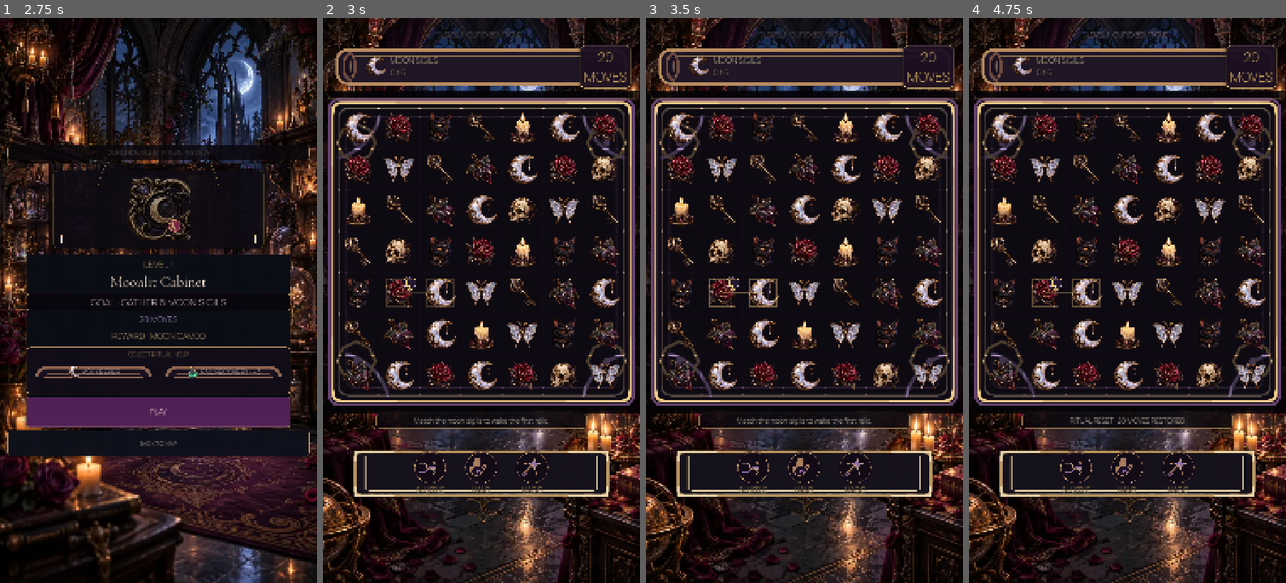
Above: before the commit, frames 1-4 (left to right).
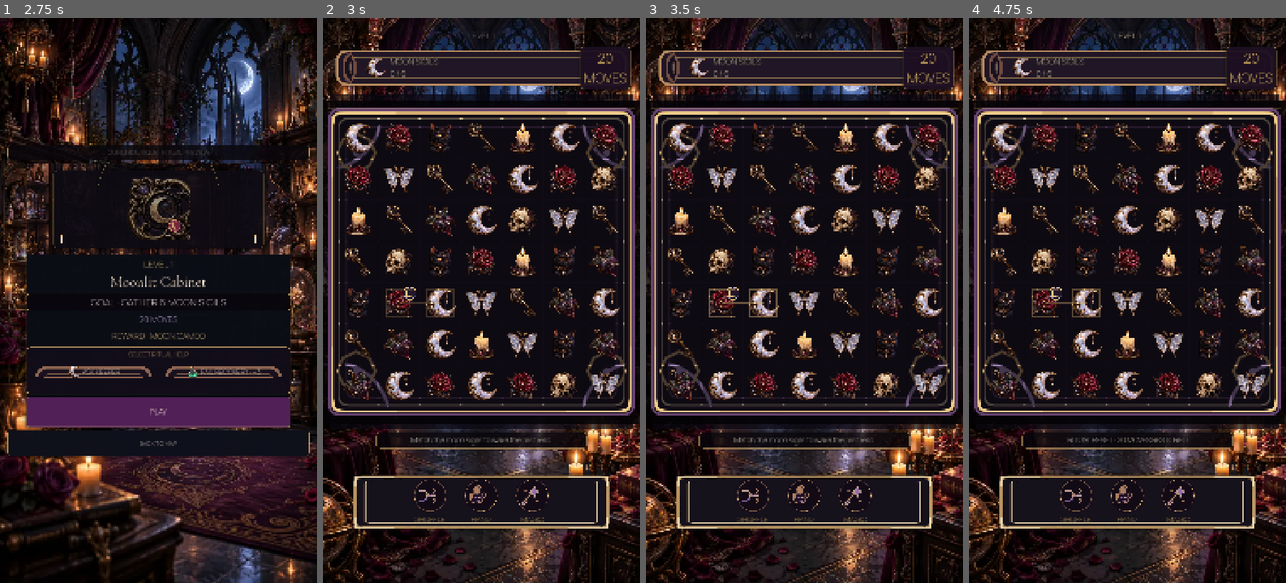
Above: after the commit, the same moments.

Repository: Jay-prodesign/akilta-match3
Game: Godot game, scene res://src/app/app_bootstrap.tscn
Two runs of this game, one before a commit and one after it. Both use one fixed random seed, a clock stepped at 60 frames per second and the inputs below.
Inputs:
- Up to frame 1 (2.75 s): click "ENTER THE HOUSE" at 0.5 s; click "PLAY LEVEL 1" at 1.25 s; click "1" at 2 s
- Up to frame 2 (3 s): click "PLAY" at 2.75 s
- Up to frame 3 (3.5 s): no input
- Up to frame 4 (4.75 s): click "Ⅱ" at 3.5 s; click "RESTART LEVEL" at 4.25 s

Frame 1 is identical in both runs. In frame 2, 33% of the frame differs, in the area x 0-100%, y 2-91%; in frame 3, 33%; in frame 4, 33%.

Commit message:
Polish gameplay vertical balance and booster readability

Diff:
--- a/src/ui/gameplay/gameplay_screen.gd
+++ b/src/ui/gameplay/gameplay_screen.gd
@@ -274,9 +274,8 @@
 	_last_objective_delta = 0
 	_reset_terminal_transition()
 	_style_impact_hint("normal")
-	var chapter_identity := String(parsed.get("eyebrow", "CURIO BOUTIQUE")).split("·")[0].strip_edges()
 	var level_identity := _level_badge_label.text if _level_badge_label != null else "LEVEL"
-	eyebrow_label.text = "%s · %s" % [level_identity, chapter_identity]
+	eyebrow_label.text = level_identity
 	title_label.text = String(parsed.get("title", "Hidden Display"))
 	hint_label.text = String(parsed.get("hint", "Swipe a sigil."))
 	var art_profile := String(parsed.get("visual_profile", "curio_boutique_opening"))
@@ -318,19 +317,19 @@
 	match profile:
 		"sealed_display":
 			world_backdrop.modulate = Color.WHITE
-			eyebrow_label.add_theme_color_override("font_color", Color("#9fb7d0"))
+			eyebrow_label.add_theme_color_override("font_color", Color("#ead5aa"))
 			title_label.add_theme_color_override("font_color", Color("#f1e6d2"))
 			objective_label.add_theme_color_override("font_color", Color("#a8c6d2"))
 			moves_label.add_theme_color_override("font_color", Color("#d8c8a1"))
 		"thornlight_arrangement":
 			world_backdrop.modulate = Color.WHITE
-			eyebrow_label.add_theme_color_override("font_color", Color("#d9a0b8"))
+			eyebrow_label.add_theme_color_override("font_color", Color("#ead5aa"))
 			title_label.add_theme_color_override("font_color", Color("#f5e6e2"))
 			objective_label.add_theme_color_override("font_color", Color("#c7a0df"))
 			moves_label.add_theme_color_override("font_color", Color("#e6bd83"))
 		_:
 			world_backdrop.modulate = Color.WHITE
-			eyebrow_label.add_theme_color_override("font_color", Color("#b7a5b8"))
+			eyebrow_label.add_theme_color_override("font_color", Color("#ead5aa"))
 			title_label.add_theme_color_override("font_color", Color("#f1e8dc"))
 			objective_label.add_theme_color_override("font_color", Color("#f0dec2"))
 			moves_label.add_theme_color_override("font_color", Color("#d9b56a"))
@@ -565,20 +564,20 @@
 	if hint_label == null:
 		return
 	var color := Color("#F4E5D3")
-	var size_px := 24
+	var size_px := 25
 	match mode:
 		"blocker":
 			color = Color("#F0CE8A")
-			size_px = 25
+			size_px = 26
 		"special":
 			color = Color("#E8C987")
-			size_px = 25
+			size_px = 26
 		"combo":
 			color = Color("#E7C8FF")
-			size_px = 26
+			size_px = 27
 		"cascade":
 			color = Color("#DDB7F5")
-			size_px = 25
+			size_px = 26
 		"invalid":
 			color = Color("#D8C5D2")
 		_:
@@ -1052,7 +1051,7 @@
 	)
 	var hierarchy_locked: bool = (
 		not title_label.visible
-		and eyebrow_label.get_theme_font_size("font_size") >= 22
+		and eyebrow_label.get_theme_font_size("font_size") >= 26
 		and objective_icon.custom_minimum_size.x >= 72.0
 		and objective_label.get_theme_font_size("font_size") >= 26
 		and moves_label.get_theme_font_size("font_size") >= 40
@@ -1065,8 +1064,8 @@
 		and moves_label.get_theme_stylebox("normal") != null
 	)
 	var hint_readable: bool = (
-		hint_label.custom_minimum_size.y >= 50.0
-		and hint_label.get_theme_font_size("font_size") >= 21
+		hint_label.custom_minimum_size.y >= 54.0
+		and hint_label.get_theme_font_size("font_size") >= 24
 	)
 	var booster_family_locked: bool = (
 		$BoosterTray/BoosterActions/SealedSlotA.visible
@@ -1074,15 +1073,15 @@
 		and $BoosterTray/BoosterActions/SealedSlotC.visible
 		and canonical_booster_names
 		and [_sealed_boost_a, _sealed_boost_b, _sealed_boost_c].all(
-			func(button): return button.disabled and button.custom_minimum_size.y >= 104.0 and button.icon != null
+			func(button): return button.disabled and button.custom_minimum_size.y >= 108.0 and button.icon != null
 		)
 	)
 	var composition_locked: bool = (
 		_booster_tray != null
-		and is_equal_approx(_booster_tray.anchor_top, 0.755)
-		and (_booster_tray.offset_bottom - _booster_tray.offset_top) >= 190.0
+		and is_equal_approx(_booster_tray.anchor_top, 0.8)
+		and (_booster_tray.offset_bottom - _booster_tray.offset_top) >= 216.0
 		and hint_label != null
-		and _booster_tray.global_position.y >= hint_label.global_position.y + hint_label.size.y + 24.0
+		and _booster_tray.global_position.y >= hint_label.global_position.y + hint_label.size.y + 32.0
 	)
 	var board_locked: bool = (
 		bool(board_contract.get("asset_loaded", false))
@@ -1106,13 +1105,14 @@
 	var compact_header_locked: bool = (
 		not title_label.visible
 		and eyebrow_label.text.begins_with("LEVEL ")
+		and not eyebrow_label.text.contains("·")
 		and pause_button.global_position.x < objective_icon.global_position.x
 		and moves_label.global_position.x > objective_label.global_position.x
 	)
 	var compact_geometry_locked: bool = (
 		is_equal_approx(_booster_tray.anchor_left, 0.08)
 		and is_equal_approx(_booster_tray.anchor_right, 0.92)
-		and ($Layout/BoardView as Control).custom_minimum_size.y >= 1060.0
+		and ($Layout/BoardView as Control).custom_minimum_size.y >= 1120.0
 		and hint_label.custom_minimum_size.x >= 680.0
 		and hint_label.custom_minimum_size.x <= 740.0
 	)
@@ -1136,7 +1136,7 @@
 		"asset_backed_resource_chips": [$ResourceBar/Resources/CoinChip, $ResourceBar/Resources/GemChip, $ResourceBar/Resources/LevelBadgePlate].all(func(panel): return panel is PanelContainer and (panel as PanelContainer).get_theme_stylebox("panel") is StyleBoxTexture),
 		"level_badge_separated": ($ResourceBar/Resources/ResourceSpacer as Control).size_flags_horizontal == Control.SIZE_EXPAND_FILL,
 		"hint_booster_clearance": composition_locked,
-		"booster_label_readability": shuffle_label.custom_minimum_size.y >= 34.0 and hand_label.custom_minimum_size.y >= 34.0 and magic_label.custom_minimum_size.y >= 34.0 and shuffle_label.get_theme_font_size("font_size") >= 24,
+		"booster_label_readability": shuffle_label.custom_minimum_size.y >= 40.0 and hand_label.custom_minimum_size.y >= 40.0 and magic_label.custom_minimum_size.y >= 40.0 and shuffle_label.get_theme_font_size("font_size") >= 26,
 		"north_star_booster_family": canonical_booster_names,
 		"booster_frame_family": String(_booster_tray.get_meta("production_chrome_kind", "")) == "gameplay_booster_tray",
 		"utility_separated_from_boosters": utilities_separated,
@@ -1145,7 +1145,7 @@
 		"quiet_gameplay_shell_family": String($Layout/HUDPlate.get_meta("production_chrome_asset", "")) == ProductionChrome.QUIET_PANEL_PATH and $ResourceBar.get_theme_stylebox("panel") is StyleBoxEmpty,
 		"integrated_hud_surface": integrated_hud_surface,
 		"final_hint_readability": hint_readable and hint_label.size_flags_horizontal == Control.SIZE_SHRINK_CENTER and hint_label.custom_minimum_size.x >= 680.0 and hint_label.custom_minimum_size.x <= 740.0,
-		"final_booster_readability": booster_family_locked and shuffle_label.get_theme_font_size("font_size") >= 24,
+		"final_booster_readability": booster_family_locked and shuffle_label.get_theme_font_size("font_size") >= 26,
 		"visual_parity_gate_v2": hierarchy_locked and booster_family_locked and composition_locked and board_locked and utilities_separated and String(_booster_tray.get_meta("production_chrome_kind", "")) == "gameplay_booster_tray",
 		"visual_parity_gate_v3": hierarchy_locked and integrated_hud_surface and hint_readable and booster_family_locked and composition_locked and board_locked and utilities_separated,
 		"visual_parity_gate_v4": hierarchy_locked and integrated_hud_surface and hint_readable and booster_family_locked and  …(320 unchanged characters)…
--- a/src/ui/gameplay/gameplay_screen.tscn
+++ b/src/ui/gameplay/gameplay_screen.tscn
@@ -384,13 +384,13 @@
 theme_override_constants/separation = 8
 
 [node name="Eyebrow" type="Label" parent="Layout"]
-custom_minimum_size = Vector2(0, 36)
-layout_mode = 2
-theme_override_colors/font_color = Color(0.84, 0.73, 0.66, 1)
+custom_minimum_size = Vector2(0, 40)
+layout_mode = 2
+theme_override_colors/font_color = Color(0.918, 0.835, 0.667, 1)
 theme_override_colors/font_outline_color = Color(0.035, 0.025, 0.045, 0.92)
 theme_override_constants/outline_size = 4
-theme_override_font_sizes/font_size = 24
-text = "LEVEL 1 · CURIO BOUTIQUE"
+theme_override_font_sizes/font_size = 28
+text = "LEVEL 1"
 horizontal_alignment = 1
 
 [node name="Title" type="Label" parent="Layout"]
@@ -460,7 +460,7 @@
 tooltip_text = "Pause"
 
 [node name="BoardView" type="Control" parent="Layout"]
-custom_minimum_size = Vector2(0, 1080)
+custom_minimum_size = Vector2(0, 1140)
 layout_mode = 2
 size_flags_vertical = 0
 mouse_filter = 0
@@ -483,13 +483,13 @@
 theme_override_styles/panel = SubResource("BoardFrameStyle")
 
 [node name="Hint" type="Label" parent="Layout"]
-custom_minimum_size = Vector2(720, 52)
+custom_minimum_size = Vector2(720, 56)
 layout_mode = 2
 size_flags_horizontal = 4
 theme_override_colors/font_color = Color(0.965, 0.89, 0.72, 1)
 theme_override_colors/font_outline_color = Color(0.02, 0.015, 0.025, 0.98)
 theme_override_constants/outline_size = 4
-theme_override_font_sizes/font_size = 21
+theme_override_font_sizes/font_size = 24
 theme_override_styles/normal = SubResource("HintBand")
 text = "Slide the moon sigil right. Wake the cabinet in one luminous move."
 horizontal_alignment = 1
@@ -530,11 +530,11 @@
 [node name="BoosterTray" type="PanelContainer" parent="."]
 layout_mode = 1
 anchor_left = 0.08
-anchor_top = 0.755
+anchor_top = 0.8
 anchor_right = 0.92
-anchor_bottom = 0.755
+anchor_bottom = 0.8
 offset_top = 0.0
-offset_bottom = 196.0
+offset_bottom = 220.0
 grow_horizontal = 2
 z_index = 18
 theme_override_styles/panel = SubResource("BoosterTrayStyle")
@@ -578,14 +578,14 @@
 vertical_alignment = 1
 
 [node name="SealedSlotA" type="VBoxContainer" parent="BoosterTray/BoosterActions"]
-custom_minimum_size = Vector2(150, 156)
+custom_minimum_size = Vector2(150, 168)
 layout_mode = 2
 size_flags_vertical = 4
 theme_override_constants/separation = 4
 alignment = 1
 
 [node name="SealedBoostA" type="Button" parent="BoosterTray/BoosterActions/SealedSlotA"]
-custom_minimum_size = Vector2(108, 108)
+custom_minimum_size = Vector2(110, 110)
 layout_mode = 2
 size_flags_horizontal = 4
 disabled = true
@@ -596,29 +596,29 @@
 theme_override_styles/disabled = SubResource("BoosterSealedStyle")
 text = "SHUFFLE"
 expand_icon = true
-theme_override_constants/icon_max_width = 84
+theme_override_constants/icon_max_width = 86
 tooltip_text = "Shuffle booster · sealed until its gameplay entitlement is implemented"
 
 [node name="Label" type="Label" parent="BoosterTray/BoosterActions/SealedSlotA"]
-custom_minimum_size = Vector2(0, 36)
+custom_minimum_size = Vector2(0, 42)
 layout_mode = 2
 theme_override_colors/font_color = Color(0.94, 0.80, 0.52, 1)
 theme_override_colors/font_outline_color = Color(0.02, 0.014, 0.028, 0.96)
 theme_override_constants/outline_size = 4
-theme_override_font_sizes/font_size = 24
+theme_override_font_sizes/font_size = 26
 text = "SHUFFLE"
 horizontal_alignment = 1
 vertical_alignment = 1
 
 [node name="SealedSlotB" type="VBoxContainer" parent="BoosterTray/BoosterActions"]
-custom_minimum_size = Vector2(150, 156)
+custom_minimum_size = Vector2(150, 168)
 layout_mode = 2
 size_flags_vertical = 4
 theme_override_constants/separation = 4
 alignment = 1
 
 [node name="SealedBoostB" type="Button" parent="BoosterTray/BoosterActions/SealedSlotB"]
-custom_minimum_size = Vector2(108, 108)
+custom_minimum_size = Vector2(110, 110)
 layout_mode = 2
 size_flags_horizontal = 4
 disabled = true
@@ -629,29 +629,29 @@
 theme_override_styles/disabled = SubResource("BoosterSealedStyle")
 text = "HAND"
 expand_icon = true
-theme_override_constants/icon_max_width = 84
+theme_override_constants/icon_max_width = 86
 tooltip_text = "Hand booster · sealed until its gameplay entitlement is implemented"
 
 [node name="Label" type="Label" parent="BoosterTray/BoosterActions/SealedSlotB"]
-custom_minimum_size = Vector2(0, 36)
+custom_minimum_size = Vector2(0, 42)
 layout_mode = 2
 theme_override_colors/font_color = Color(0.94, 0.80, 0.52, 1)
 theme_override_colors/font_outline_color = Color(0.02, 0.014, 0.028, 0.96)
 theme_override_constants/outline_size = 4
-theme_override_font_sizes/font_size = 24
+theme_override_font_sizes/font_size = 26
 text = "HAND"
 horizontal_alignment = 1
 vertical_alignment = 1
 
 [node name="SealedSlotC" type="VBoxContainer" parent="BoosterTray/BoosterActions"]
-custom_minimum_size = Vector2(150, 156)
+custom_minimum_size = Vector2(150, 168)
 layout_mode = 2
 size_flags_vertical = 4
 theme_override_constants/separation = 4
 alignment = 1
 
 [node name="SealedBoostC" type="Button" parent="BoosterTray/BoosterActions/SealedSlotC"]
-custom_minimum_size = Vector2(108, 108)
+custom_minimum_size = Vector2(110, 110)
 layout_mode = 2
 size_flags_horizontal = 4
 disabled = true
@@ -662,16 +662,16 @@
 theme_override_styles/disabled = SubResource("BoosterSealedStyle")
 text = "MAGIC"
 expand_icon = true
-theme_override_constants/icon_max_width = 84
+theme_override_constants/icon_max_width = 86
 tooltip_text = "Magic booster · sealed until its gameplay entitlement is implemented"
 
 [node name="Label" type="Label" parent="BoosterTray/BoosterActions/SealedSlotC"]
-custom_minimum_size = Vector2(0, 36)
+custom_minimum_size = Vector2(0, 42)
 layout_mode = 2
 theme_override_colors/font_color = Color(0.94, 0.80, 0.52, 1)
 theme_override_colors/font_outline_color = Color(0.02, 0.014, 0.028, 0.96)
 theme_override_constants/outline_size = 4
-theme_override_font_sizes/font_size = 24
+theme_override_font_sizes/font_size = 26
 text = "MAGIC"
 horizontal_alignment = 1
 vertical_alignment = 1
--- a/tests/unit/test_gameplay_authored_presentation_shell.gd
+++ b/tests/unit/test_gameplay_authored_presentation_shell.gd
@@ -29,7 +29,7 @@
 	_expect(int(contract.get("visible_booster_count", 0)) == 3, "Exactly three gameplay boosters must be visible")
 	_expect(float(contract.get("resource_bar_height", 0.0)) == 80.0, "Resource strip height drifted")
 	_expect(float(contract.get("hud_plate_height", 0.0)) >= 120.0, "Target/moves hierarchy collapsed")
-	_expect(float(contract.get("booster_tray_height", 0.0)) >= 190.0, "Booster tray is too shallow")
+	_expect(float(contract.get("booster_tray_height", 0.0)) >= 216.0, "Booster tray is too shallow")
 
 	var eyebrow := screen.get_node_or_null("Layout/Eyebrow") as Label
 	var title := screen.get_node_or_null("Layout/Title") as Label
@@ -50,25 +50,25 @@
 	var magic_label := screen.get_node_or_null("BoosterTray/BoosterActions/SealedSlotC/Label") as Label
 
 	_expect(title != null and not title.visible, "Room title must not compete with the compact Level identity")
-	_expect(eyebrow != null and eyebrow.text.begins_with("LEVEL ") and eyebrow.get_theme_font_size("font_size") >= 22, "Compact Level identity must anchor the gameplay header")
+	_expect(eyebrow != null and eyebrow.text.begins_with("LEVEL ") and not eyebrow.text.contains("·") and eyebrow.get_theme_font_size("font_size") >= 26, "Compact Level identity must anchor the gameplay header")
 	_expect(objective != null and objective.text.contains("SIGILS"), "Objective must remain explicit")
 	_expect(objective_icon != null and objective_icon.texture != null and objective_icon.custom_minimum_size.x >= 72.0, "Objective art must remain visually legible")
 	_expect(moves != null and moves.custom_minimum_size.x >= 140.0 and moves.get_theme_font_size("font_size") >= 40, "Moves must remain a dominant counter")
 	_expect(objective != null and objective.size.x >= screen.get_viewport().get_visible_rect().size.x * 0.36, "Objective copy width collapsed")
 	_expect(objective != null and objective_icon != null and objective.global_position.x >= objective_icon.global_position.x + objective_icon.size.x + 6.0, "Objective icon and copy must retain readable clearance")
 	_expect(pause != null and objective_icon != null and pause.global_position.x < objective_icon.global_position.x, "Pause must sit at the quiet left edge of the gameplay HUD")
-	_expect(board != null and board.custom_minimum_size.y >= 1060.0, "Board must remain the dominant gameplay object")
-	_expect(hint_band != null and tray != null and tray.global_position.y >= hint_band.global_position.y + hint_band.size.y + 24.0, "Hint and booster tray collide")
+	_expect(board != null and board.custom_minimum_size.y >= 1120.0, "Board must remain the dominant gameplay object")
+	_expect(hint_band != null and tray != null and tray.global_position.y >= hint_band.global_position.y + hint_band.size.y + 32.0, "Hint and booster tray collide")
 	_expect(tray != null and is_equal_approx(tray.anchor_left, 0.08) and is_equal_approx(tray.anchor_right, 0.92), "Booster tray width drifted from the final gameplay family")
 	_expect(keeper_slot != null and not keeper_slot.visible and settings_slot != null and not settings_slot.visible, "Utilities leaked into booster family")
-	_expect(shuffle != null and shuffle.disabled and shuffle.icon != null and shuffle.custom_minimum_size.y >= 104.0, "Shuffle booster truth/scale failed")
-	_expect(hand != null and hand.disabled and hand.icon != null and hand.custom_minimum_size.y >= 104.0, "Hand booster truth/scale failed")
-	_expect(magic != null and magic.disabled and magic.icon != null and magic.custom_minimum_size.y >= 104.0, "Magic booster truth/scale failed")
-	_expect(shuffle_label != null and shuffle_label.text == "SHUFFLE" and shuffle_label.get_theme_font_size("font_size") >= 24, "Shuffle identity/readability drifted")
+	_expect(shuffle != null and shuffle.disabled and shuffle.icon != null and shuffle.custom_minimum_size.y >= 108.0, "Shuffle booster truth/scale failed")
+	_expect(hand != null and hand.disabled and hand.icon != null and hand.custom_minimum_size.y >= 108.0, "Hand booster truth/scale failed")
+	_expect(magic != null and magic.disabled and magic.icon != null and magic.custom_minimum_size.y >= 108.0, "Magic booster truth/scale failed")
+	_expect(shuffle_label != null and shuffle_label.text == "SHUFFLE" and shuffle_label.get_theme_font_size("font_size") >= 26, "Shuffle identity/readability drifted")
 	_expect(hand_label != null and hand_label.text == "HAND", "Hand identity drifted")
 	_expect(magic_label != null and magic_label.text == "MAGIC", "Magic identity drifted")
 	_expect(objective != null and not objective.has_theme_stylebox_override("normal") and objective.text.contains("\n") and not objective.text.begins_with("TARGET\n"), "Objective must read as a compact authored HUD objective rather than a detached text panel")
-	_expect(hint_band != null and hint_band.custom_minimum_size.y >= 50.0 and hint_band.get_theme_font_size("font_size") >= 21, "Hint callout must remain readable at 540x960")
+	_expect(hint_band != null and hint_band.custom_minimum_size.y >= 54.0 and hint_band.get_theme_font_size("font_size") >= 24, "Hint callout must remain readable at 540x960")
 	_expect(hint_band != null and hint_band.size_flags_horizontal == Control.SIZE_SHRINK_CENTER and hint_band.custom_minimum_size.x >= 680.0 and hint_band.custom_minimum_size.x <= 740.0, "Hint must remain a restrained centered gameplay callout")
 	var resource_bar := screen.get_node_or_null("ResourceBar") as PanelContainer
 	_expect(resource_bar != null and not resource_bar.visible, "Gameplay must not expose meta currency/level chrome above the final target-and-moves HUD")
--- a/tests/visual/capture_level1_journey.gd
+++ b/tests/visual/capture_level1_journey.gd
@@ -108,7 +108,7 @@
 	var board_height_ratio: float = gameplay_board.size.y / gameplay_viewport.y
 	var board_width_ratio: float = gameplay_board.size.x / gameplay_viewport.x
 	var tray_width_ratio: float = gameplay_tray.size.x / gameplay_viewport.x
-	if board_height_ratio < 0.54 or board_height_ratio > 0.58:
+	if board_height_ratio < 0.56 or board_height_ratio > 0.61:
 		return _fail(app, "S05 board height ratio drifted: %.3f" % board_height_ratio)
 	if board_width_ratio < 0.90:
 		return _fail(app, "S05 board width no longer dominates viewport: %.3f" % board_width_ratio)
@@ -126,7 +126,7 @@
 		return _fail(app, "S05 hint callout width drifted: %.3f" % hint_width_ratio)
 	if gameplay_title.visible:
 		return _fail(app, "S05 room title regressed into the compact gameplay header")
-	if not gameplay_eyebrow.text.begins_with("LEVEL ") or gameplay_eyebrow.get_theme_font_size("font_size") < 22:
+	if not gameplay_eyebrow.text.begins_with("LEVEL ") or gameplay_eyebrow.text.contains("·") or gameplay_eyebrow.get_theme_font_size("font_size") < 26:
 		return _fail(app, "S05 compact Level identity regressed")
 	if eyebrow_rect.end.y + 4.0 > hud_rect.position.y:
 		return _fail(app, "S05 Level identity and objective HUD overlap")
@@ -136,7 +136,7 @@
 		return _fail(app, "S05 redundant target heading regressed")
 	if gameplay_moves.get_theme_font_size("font_size") < 40 or gameplay_objective.get_theme_font_size("font_size") < 26:
 		return _fail(app, "S05 objective/moves visual hierarchy regressed")
-	if gameplay_hint.get_theme_font_size("font_size") < 21:
+	if gameplay_hint.get_theme_font_size("font_size") < 24:
 		return _fail(app, "S05 hint readability regressed")
 	if not hud_rect.grow(-4.0).encloses(objective_icon_rect):
 		return _fail(app, "S05 objective icon escapes the authored HUD frame")
@@ -151,7 +151,7 @@
 		return _fail(app, "S05 objective HUD collides with board")
 	if board_rect.end.y > hint_rect.position.y + 2.0:
 		return _fail(app, "S05 board collides with authored hint band")
-	if hint_rect.end.y + 24.0 > tray_rect.position.y:
+	if hint_rect.end.y + 32.0 > tray_rect.position.y:
 		return _fail(app, "S05 hint-to-booster breathing room collapsed")
 	for booster_label in [shuffle_label, hand_label, magic_label]:
 		if booster_label == null or not tray_rect.grow(-8.0).encloses(booster_label.get_global_rect()):
